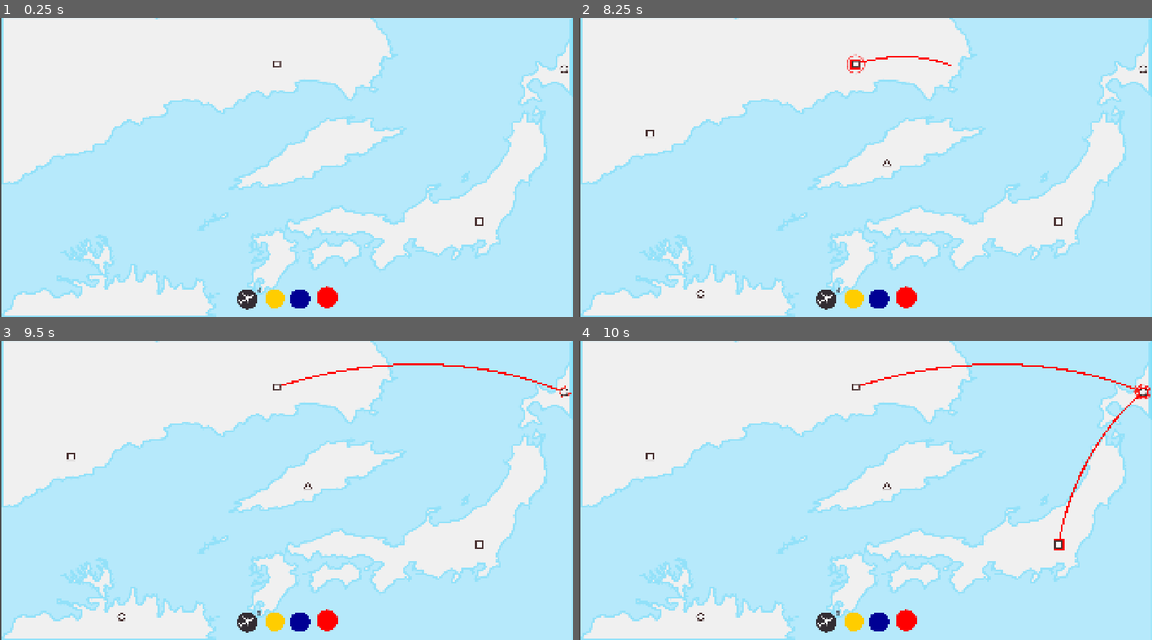
Above: before the commit, frames 1-4 (two rows, left to right).
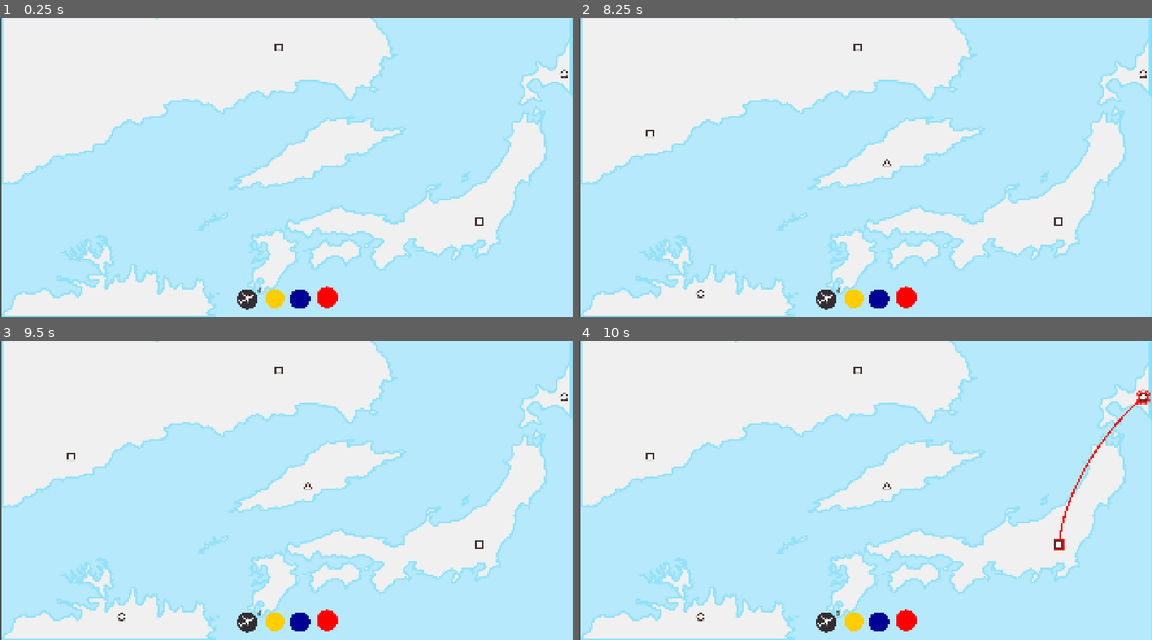
Above: after the commit, the same moments.

Repository: top-it-090304/Holding-Pattern
Game: Godot game, scene res://scene/Main.tscn
The game is run twice, just before and just after one commit, with the same random seed, the same clock (stepped at 60 frames per second) and the same inputs.
Inputs (mouse positions are in pixels of both pictures, inside the frame that each line leads up to):
- Up to frame 1 (0.25 s): no input
- Up to frame 2 (8.25 s): click (854, 299) at 0.5 s; click (876, 299) at 1.25 s; click (905, 296) at 2 s; click (854, 299) at 2.75 s; click (876, 299) at 3.5 s; click (905, 296) at 4.25 s; click (854, 299) at 5 s; click (876, 299) at 5.75 s; click (905, 296) at 6.5 s; tap Enter at 7.25 s; drag from (825, 299) to (854, 65) at 7.27 s; tap Space at 8 s; drag from (854, 65) to (1140, 68) at 8.02 s
- Up to frame 3 (9.5 s): tap Enter at 8.75 s; click (561, 391) at 8.92 s
- Up to frame 4 (10 s): drag from (1060, 544) to (1140, 391) at 9.52 s

The runs differ from the first frame. In frame 1, less than 0.1% of the frame differs, in the area x 47-100%, y 8-21%; in frame 2, 0.2%; in frame 3, 0.4%; in frame 4, 0.7%, in the area x 47-100%, y 7-64%.

Commit message:
fix: logic draw lines

Diff:
--- a/scene/Main.tscn
+++ b/scene/Main.tscn
@@ -86,7 +86,6 @@
 script = ExtResource("7_s5yxy")
 
 [node name="TexturePlaneGhost" type="TextureRect" parent="." unique_id=1382701883]
-visible = false
 offset_left = -82.0
 offset_top = 4.0
 offset_right = -8.0
@@ -108,7 +107,7 @@
 [node name="AirportSpawn" type="Node2D" parent="." unique_id=2036406742]
 
 [node name="Marker2D" type="Marker2D" parent="AirportSpawn" unique_id=803476185]
-position = Vector2(927, 155)
+position = Vector2(933, 98)
 
 [node name="Marker2D2" type="Marker2D" parent="AirportSpawn" unique_id=1551095940]
 position = Vector2(408, 923)
@@ -123,7 +122,7 @@
 position = Vector2(1032, 486)
 
 [node name="Marker2D6" type="Marker2D" parent="AirportSpawn" unique_id=233310926]
-position = Vector2(1891, 172)
+position = Vector2(1891, 189)
 
 [connection signal="timeout" from="Timer" to="." method="_on_spawn_timer_timeout"]
 [connection signal="toggled" from="YellowButton" to="." method="_on_yb_toggled"]
--- a/scripts/Route.gd
+++ b/scripts/Route.gd
@@ -20,14 +20,15 @@
 	var curve = Curve2D.new()
 	var p0 = airport_a.position
 	var p2 = airport_b.position
+	var offset
 
-	if p2.x > p0.x:
-		var C = p0
-		p0 = p2
-		p2 = C
 
 	var mid = (p0 + p2) / 2
-	var offset = (p2 - p0).rotated(PI/2).normalized() * (p0.distance_to(p2) * 0.2)
+	if p2.x < p0.x:
+		offset = (p2 - p0).rotated(PI/2).normalized() * (p0.distance_to(p2) * 0.2)
+	else:
+		offset = (p0 - p2).rotated(PI/2).normalized() * (p0.distance_to(p2) * 0.2)
+
 	var control_relative = (mid + offset) - p0
 
 	curve.add_point(p0, Vector2.ZERO, control_relative)
